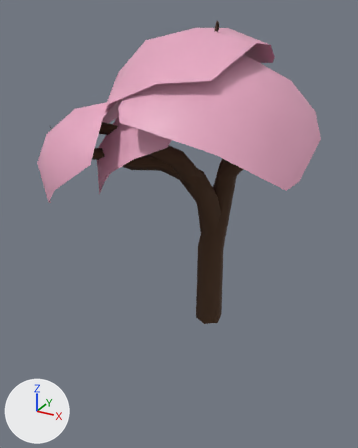
The FBX model Assets/Alice_Assets/FBX(Packed)/SakuraMedia.fbx, before and after one commit.
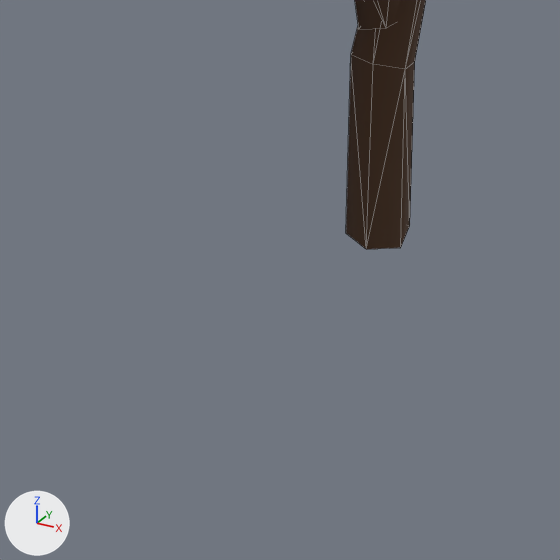
Each version is shown whole from a 50 mm camera at (8.45, -18.4, 13.75) aimed at (-1.36, -0.57, 4.83), then close up on the part from 16% to 79% of the width and 50% to 100% of the height. Lighting does not change. The marker at lower left points along +X, +Y and +Z. The close-ups show mesh edges as thin lines. Objects named as collision shapes, trigger or cutter boxes, shadow casters or lower levels of detail are left out. Where no turn or scale is listed for an object, it has been applied to the vertices.

The scene before the commit, as lines of its bpy script (objects in view):
```python
me_sakuramedia_lod0 = bpy.data.meshes.new('SakuraMedia_LOD0')
me_sakuramedia_lod0.from_pydata(...)  # 198 vertices, 257 faces; spans x -6.46..4.39, y -5.15..2.96, z 0.01..13.28
# faces by material slot: [195, 62]
me_sakuramedia_lod0.materials.append(mat_tronco)  # brown #503826
me_sakuramedia_lod0.materials.append(mat_petalas)  # pink #e7a8c2
# before: 0 (-0.56, 0.31, 0.01), 1 (-0.54, -0.35, 0.02) at pixel (345, 233), 2 (0.04, -0.65, 0.02) at pixel (366, 249), 3 (0.58, -0.28, 0.02) at pixel (400, 247), 4 (0.42, 0.49, 0.01) at pixel (409, 225)
ob_sakuramedia_lod0 = bpy.data.objects.new('SakuraMedia_LOD0', me_sakuramedia_lod0)
ob_sakuramedia_lod0.location = (0.0, 0.0, 0.0)
```
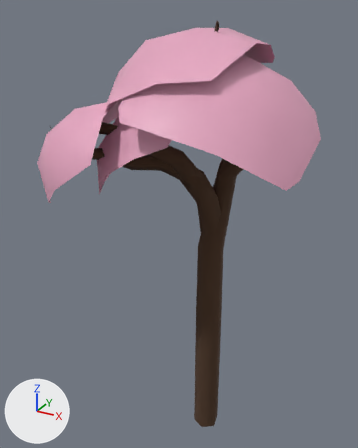
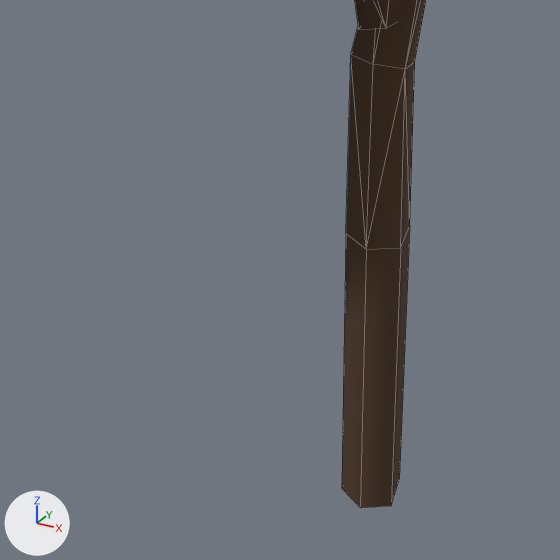
Location of each change, (x1, y1, x2, y2) in pixels of the close-ups (560 x 560 px):
```json
{"object": "SakuraMedia_LOD0", "change": "reshaped", "before": [346, 0, 426, 249], "after": [342, 0, 426, 508]}
{"part": 1, "of": "me_sakuramedia_lod0", "change": "added", "after": [342, 226, 410, 508], "on screen": "brown"}
```

The change, as JSON lines over the scene's bpy script:
```json
{"block": "me_sakuramedia_lod0", "where": "me_sakuramedia_lod0.from_pydata(...)  # 198 vertices, 257 faces; spans x -6.46..4.39, y -5.15..2.96, z 0.01..13.28"}
{"block": "me_sakuramedia_lod0", "where": "# used by ob_sakuramedia_lod0; location = (0.0, 0.0, 0.0)"}
{"block": "me_sakuramedia_lod0", "where": "# verts and faces of me_sakuramedia_lod0; kept vertices keep their numbers, new ones are numbered from 198"}
{"block": "me_sakuramedia_lod0", "change": "me_sakuramedia_lod0 part 1"}
{"op": "add", "block": "me_sakuramedia_lod0", "code": "for new, old in zip([*range(198, 203)], [*range(0, 5)]): verts[new] = verts[old] + (0.0, 0.0, -6.48)"}
{"op": "add", "block": "me_sakuramedia_lod0", "code": "faces += [(0, 4, 202, 198), (2, 200, 201, 3), (1, 199, 200, 2), (0, 198, 199, 1), (3, 201, 202, 4)]  # mat_tronco (brown #503826)"}
```
